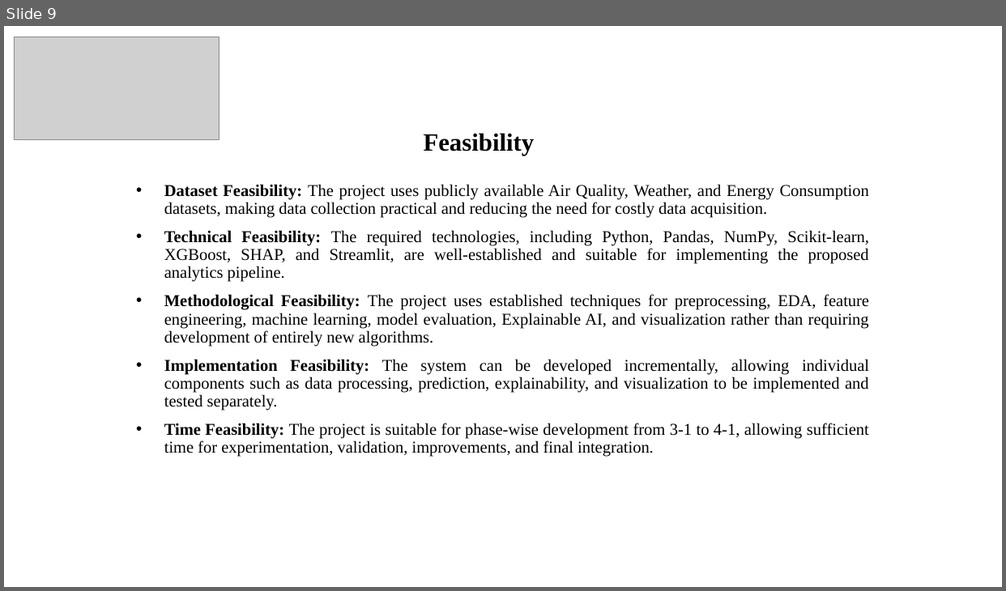
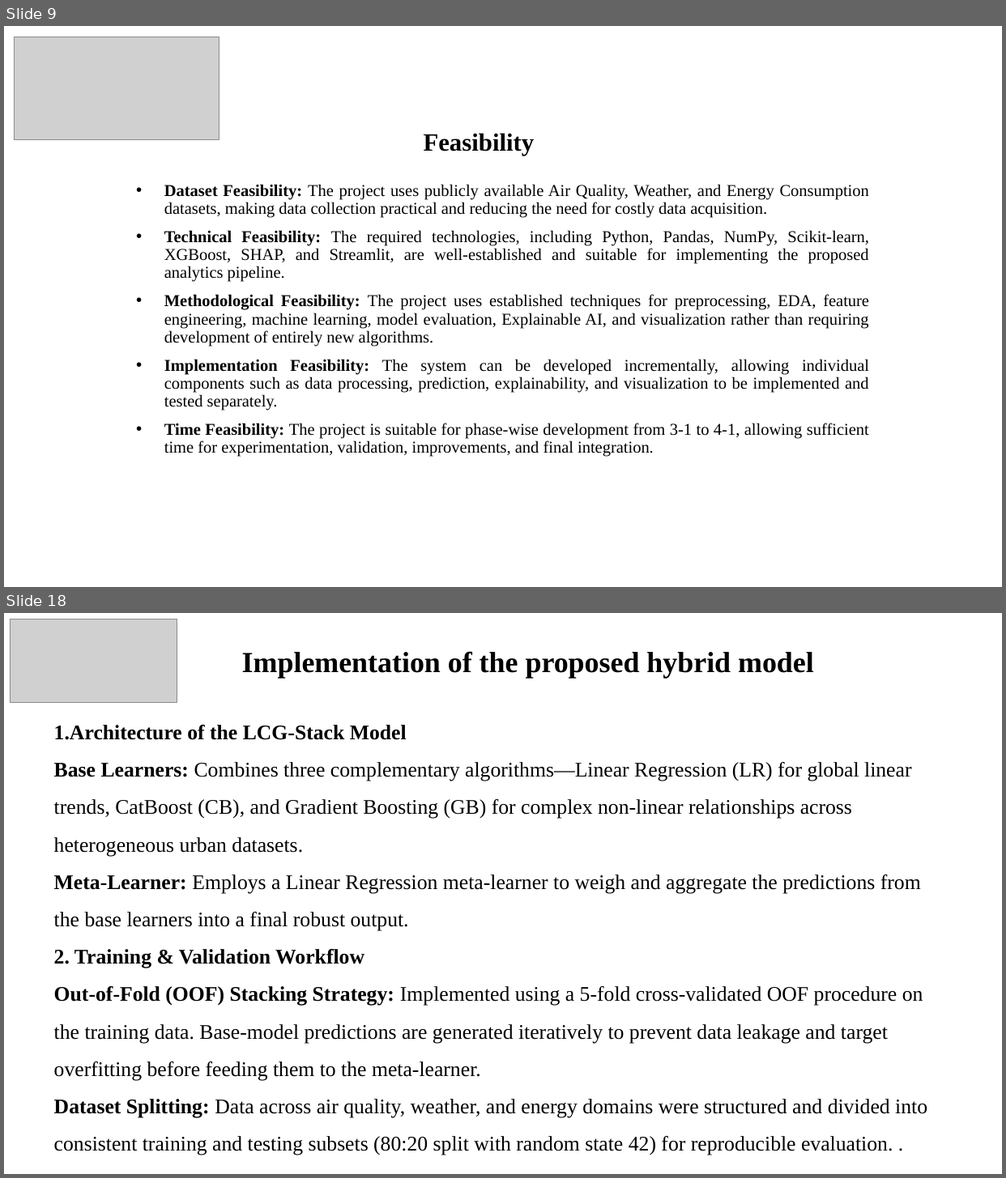
Before and after one commit to sharmi-pathi/KLH-CSE-2026-27-2420030042-Explainable-Data-Analytics-for-Sustainable-Smart-City-Applications, a slide deck: docs/Batch 4-DAV Project PPT.pptx. Shown one above the other, each under a label of ours: slide 9 before the commit, slides 9 and 18 after it; the slides between them are not shown. The pictures are 1006x591 and 1006x1178 pixels, drawn with LibreOffice and Linux fonts; fonts in the diff are those of the drawing; grey boxes stand for pictures. Boxes give left, top, right and bottom in pixels: in the first picture for what was removed or moved away, otherwise in the second. Text is boxed around its words. In the diff, an @@ line names an element or a change of style, - is before the commit and + after.

```diff
--- a/docs/Batch 4-DAV Project PPT.pptx
+++ b/docs/Batch 4-DAV Project PPT.pptx
@@ slide 18 added at <box>4,613,1002,1174</box>, background #FFFFFF @@
@@ picture added at <box>10,619,177,703</box> @@
@@ text added at <box>242,651,814,678</box>, 28 pt, text #000000, bold @@
+Implementation of the proposed hybrid model
@@ text added at <box>54,725,927,1156</box>, 20 pt, text #000000 @@
+1.Architecture of the LCG-Stack Model
+Base Learners: Combines three complementary algorithms—Linear Regression (LR) for global linear trends, CatBoost (CB), and Gradient Boosting (GB) for complex non-linear relationships across heterogeneous urban datasets.
+Meta-Learner: Employs a Linear Regression meta-learner to weigh and aggregate the predictions from the base learners into a final robust output.
+2. Training & Validation Workflow
+Out-of-Fold (OOF) Stacking Strategy: Implemented using a 5-fold cross-validated OOF procedure on the training data. Base-model predictions are generated iteratively to prevent data leakage and target overfitting before feeding them to the meta-learner.
+Dataset Splitting: Data across air quality, weather, and energy domains were structured and divided into consistent training and testing subsets (80:20 split with random state 42) for reproducible evaluation. .
```
Also in this commit, not shown: 5 slides changed, 17 other slides added.
